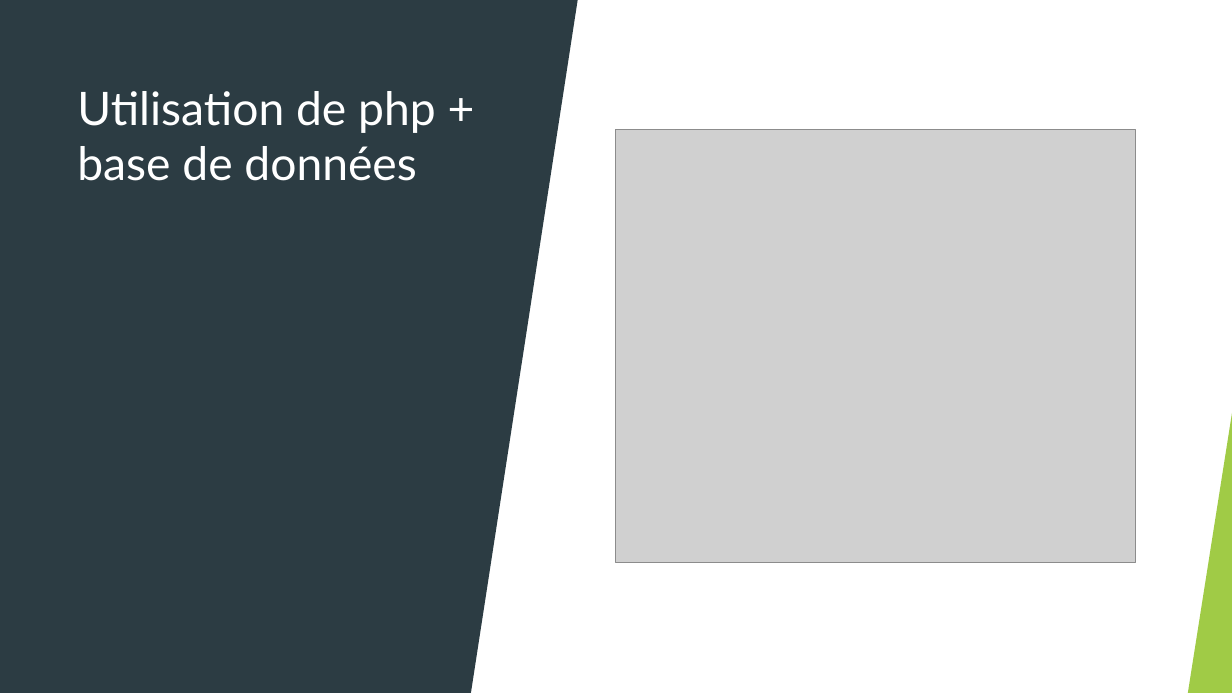
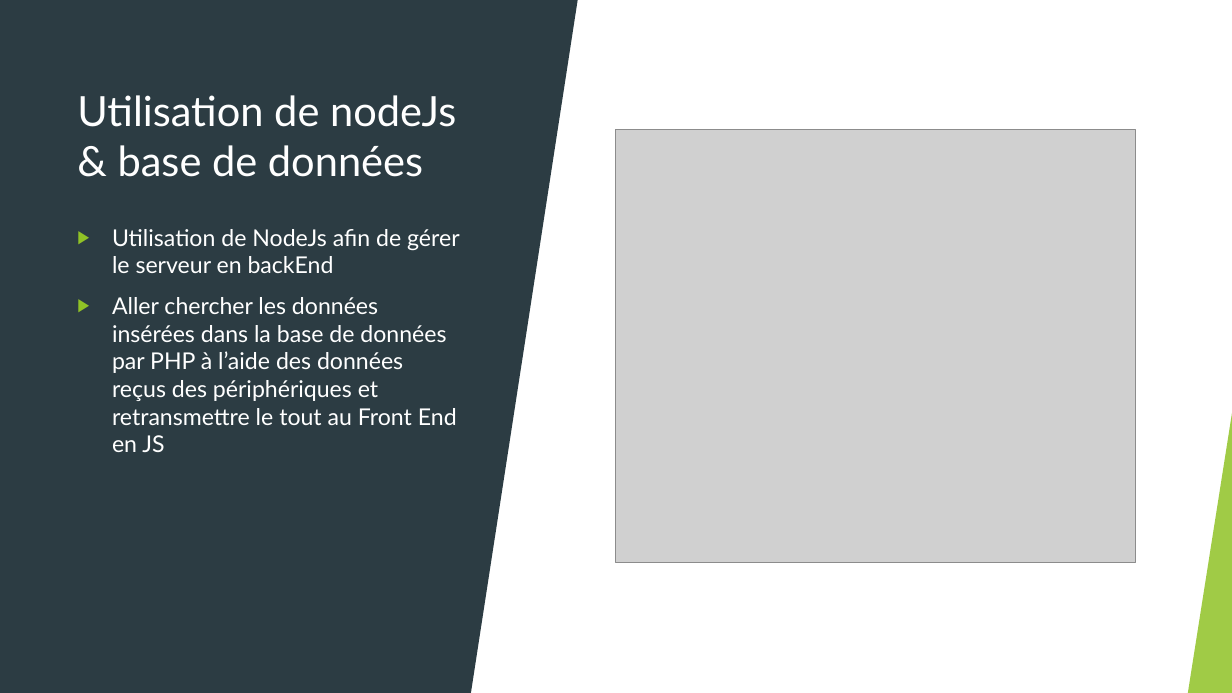
Before and after one commit to joyaAmora/Gestion_de_projet, a slide deck: slide 10 of Presentation.pptx. Drawn at 1232x693 pixels with LibreOffice and Linux fonts; fonts in the diff are those of the drawing; grey boxes stand for pictures. Boxes give left, top, right and bottom in pixels: in the first picture for what was removed or moved away, otherwise in the second. Text is boxed around its words. In the diff, an @@ line names an element or a change of style, - is before the commit and + after.

Commit message:
ajout d'info par Jade dans ppt

```diff
--- a/Presentation.pptx
+++ b/Presentation.pptx
@@ title at (x1=77, y1=95, x2=456, y2=177): text changed; size 36 to 32.4 pt @@
-Utilisation de php + base de données
+Utilisation de nodeJs & base de données
@@ text added at (x1=112, y1=229, x2=460, y2=452), 18 pt, text #FFFFFF @@
+▶ Utilisation de NodeJs afin de gérer le serveur en backEnd
+▶ Aller chercher les données insérées dans la base de données par PHP à l’aide des données reçus des périphériques et retransmettre le tout au Front End en JS
```
Also in this commit, not shown: 1 other slide changed, 1 other file.
